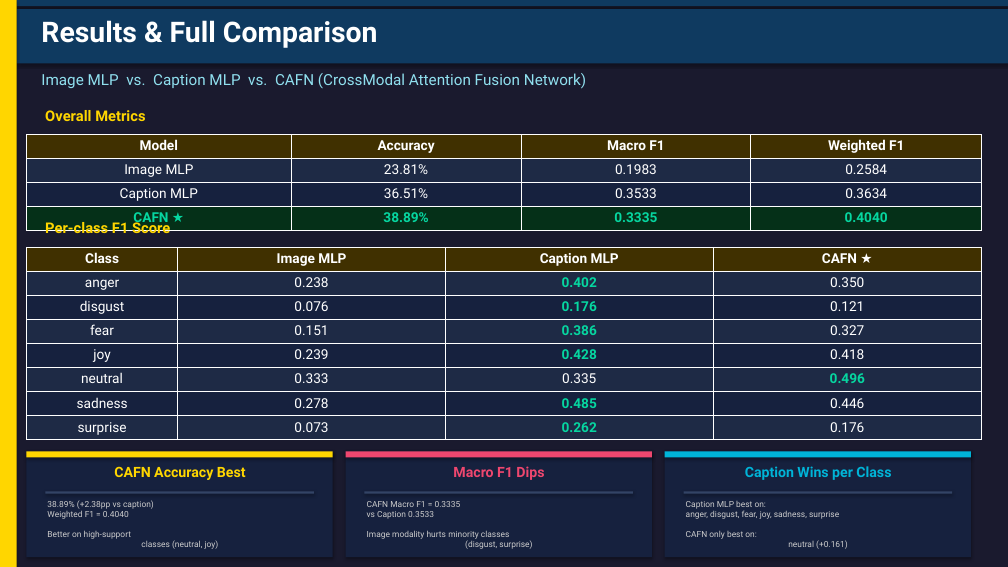
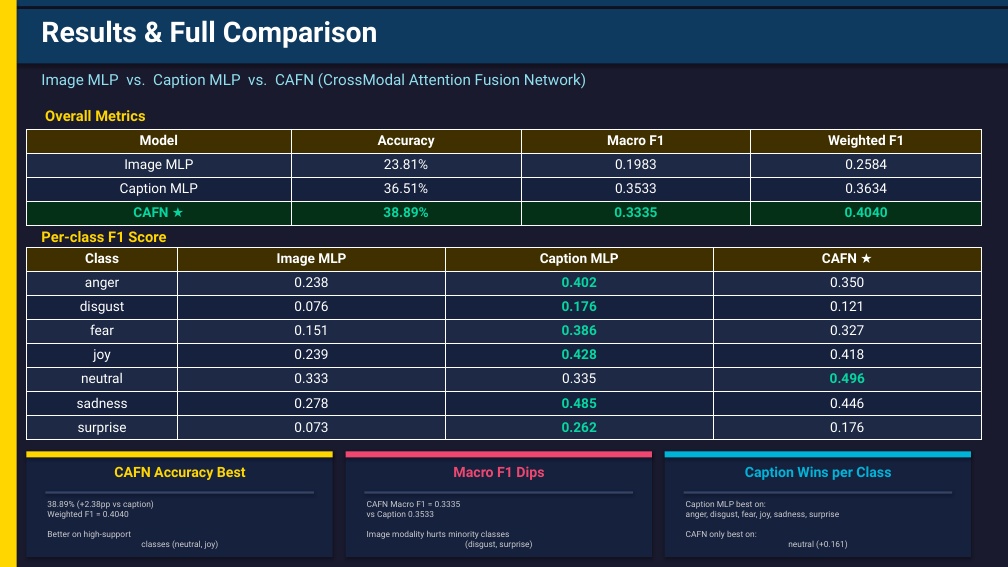
Before and after one commit to OnurAlp-Guvercin/CMPE597_Group13, a slide deck: slide 19 of CMPE597_Group13.pptx. Drawn at 1008x567 pixels with LibreOffice and Linux fonts; fonts in the diff are those of the drawing. Boxes give left, top, right and bottom in pixels: in the first picture for what was removed or moved away, otherwise in the second. Text is boxed around its words. In the diff, an @@ line names an element or a change of style, - is before the commit and + after.

```diff
--- a/CMPE597_Group13.pptx
+++ b/CMPE597_Group13.pptx
@@ table: place and size @@
-table at bbox=[26, 135, 982, 231]
+table at bbox=[26, 129, 982, 225]
@@ text "Per-class F1 Score": place and size @@
-text "Per-class F1 Score" at bbox=[45, 219, 170, 233]
+text "Per-class F1 Score" at bbox=[41, 231, 166, 242]
```
Also in this commit, not shown: 3 other slides changed.
